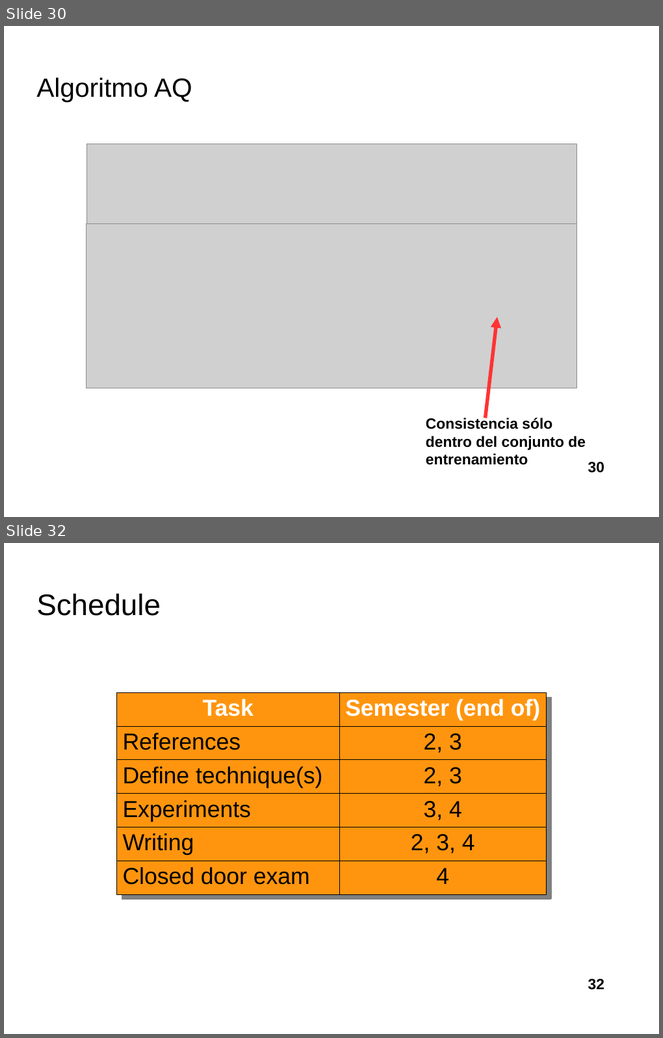
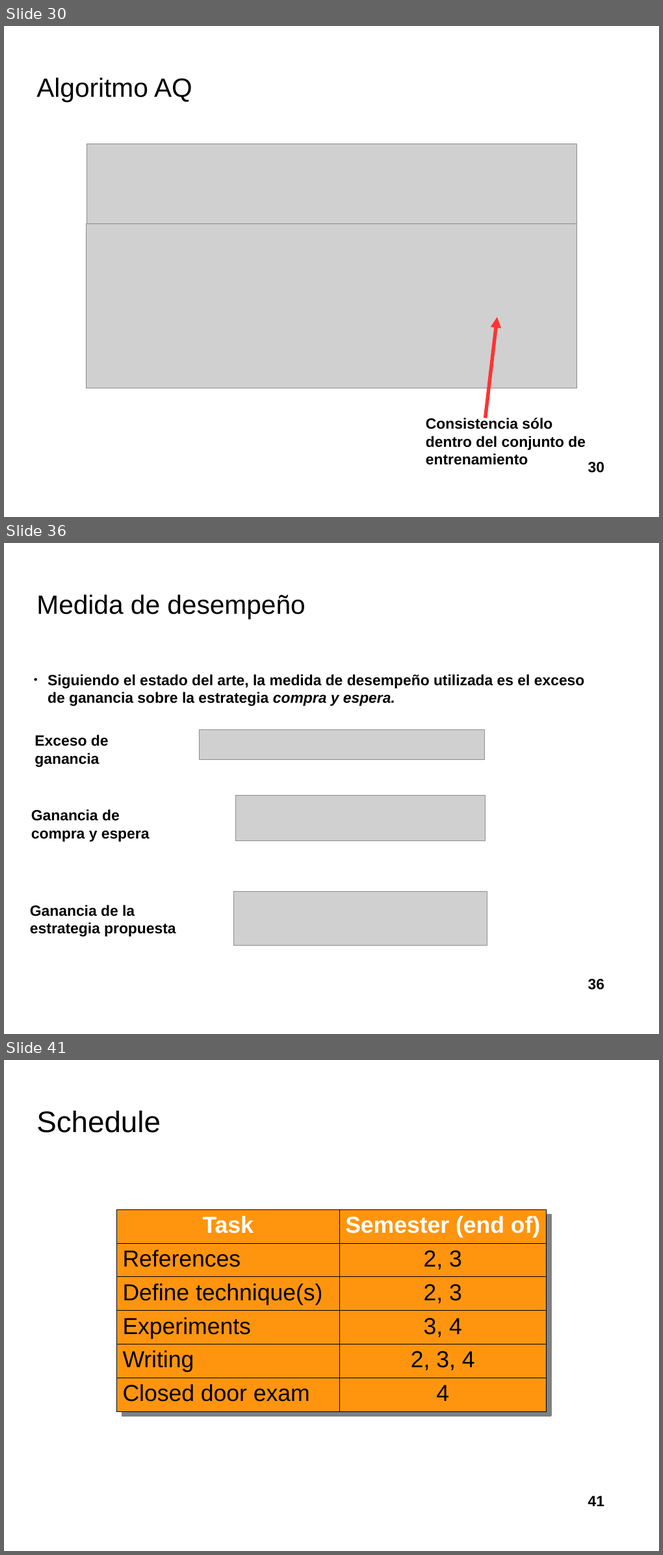
Before and after one commit to davidrmh/Thesis, a slide deck: presentaciones_finales/presentacion_seminario_B19.odp. Shown one above the other, each under a label of ours: slides 30 and 32 before the commit, slides 30, 36 and 41 after it; the slides between them are not shown. The pictures are 663x1038 and 663x1555 pixels, drawn with LibreOffice and Linux fonts; fonts in the diff are those of the drawing; grey boxes stand for pictures; background and template pictures are left out. Boxes give left, top, right and bottom in pixels: in the first picture for what was removed or moved away, otherwise in the second. Text is boxed around its words. In the diff, an @@ line names an element or a change of style, - is before the commit and + after.

```diff
--- a/presentaciones_finales/presentacion_seminario_B19.odp
+++ b/presentaciones_finales/presentacion_seminario_B19.odp
@@ slide 36 added at (x1=4, y1=543, x2=659, y2=1034), background picture (left out) @@
@@ title added at (x1=36, y1=594, x2=305, y2=619), 32 pt, text #000000 @@
+Medida de desempeño
@@ text added at (x1=48, y1=674, x2=584, y2=706), 18 pt, text #000000, bold @@
+● Siguiendo el estado del arte, la medida de desempeño utilizada es el exceso de ganancia sobre la estrategia compra y espera.
@@ text added at (x1=35, y1=735, x2=109, y2=767), 18 pt, text #000000, bold @@
+Exceso de ganancia
@@ picture added at (x1=199, y1=730, x2=484, y2=760) @@
@@ picture added at (x1=236, y1=796, x2=486, y2=841) @@
@@ text added at (x1=31, y1=809, x2=150, y2=842), 18 pt, text #000000, bold @@
+Ganancia de compra y espera
@@ picture added at (x1=234, y1=892, x2=488, y2=945) @@
@@ text added at (x1=30, y1=905, x2=176, y2=937), 18 pt, text #000000, bold @@
+Ganancia de la estrategia propuesta
@@ page number added at (x1=588, y1=979, x2=605, y2=990), 18 pt, text #000000, bold @@
+36
@@ what was slide 32 is now slide 41 @@
@@ page number at (x1=588, y1=1496, x2=605, y2=1507): text changed @@
-32
+41
```
Also in this commit, not shown: 1 slide changed, 8 other slides added.
